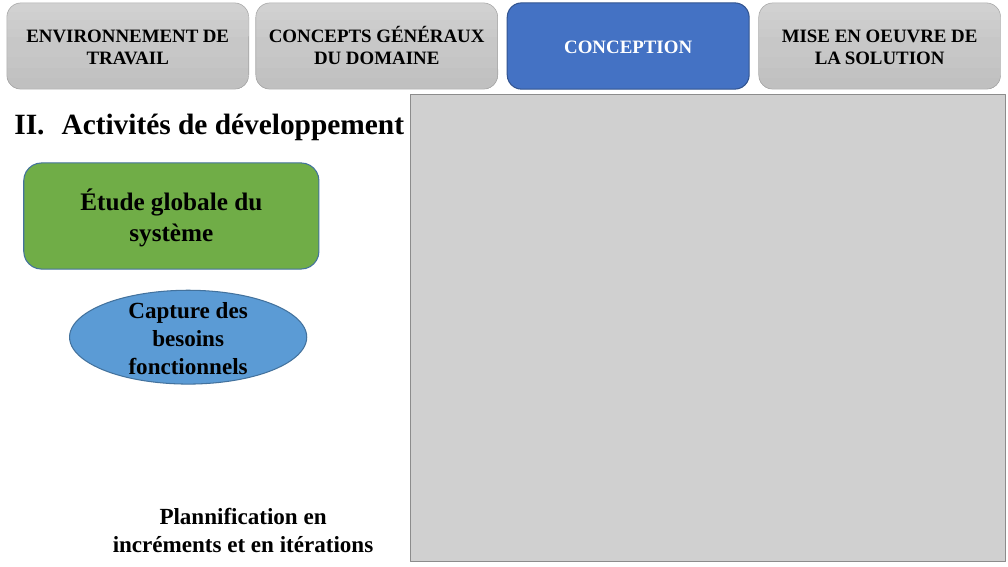
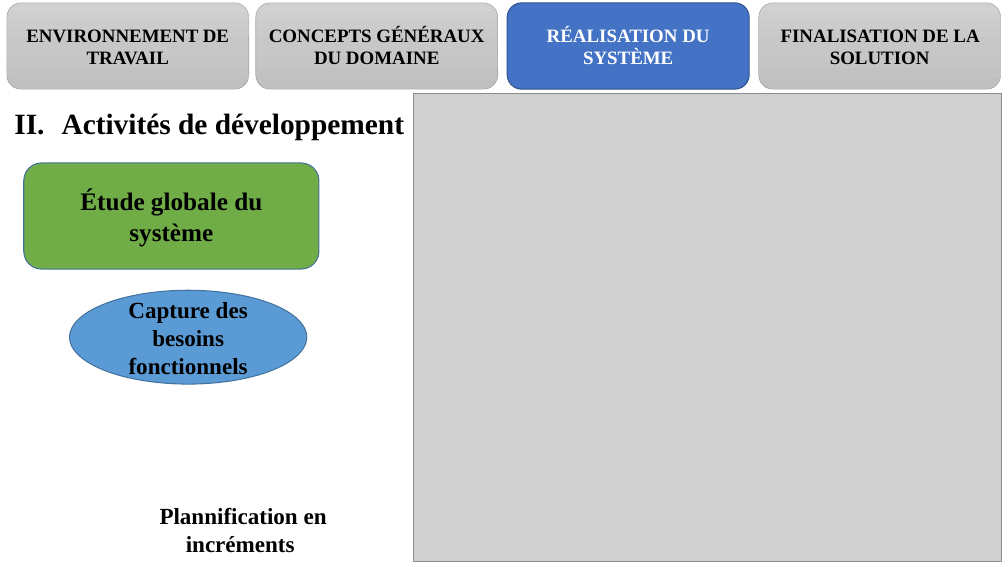
Before and after one commit to melaken/distdocs, a slide deck: slide 17 of Documents/theme/diapo.pptx. Drawn at 1008x567 pixels with LibreOffice and Linux fonts; fonts in the diff are those of the drawing; grey boxes stand for pictures. Boxes give left, top, right and bottom in pixels: in the first picture for what was removed or moved away, otherwise in the second. Text is boxed around its words. In the diff, an @@ line names an element or a change of style, - is before the commit and + after.

```diff
--- a/Documents/theme/diapo.pptx
+++ b/Documents/theme/diapo.pptx
@@ text in rounded rectangle at <box>547,27,709,64</box>: text changed @@
-CONCEPTION
+RÉALISATION DU SYSTÈME
@@ text in rounded rectangle at <box>781,29,979,64</box>: text changed @@
-MISE EN OEUVRE DE LA SOLUTION
+FINALISATION DE LA SOLUTION
@@ picture: place and size @@
-picture at <box>411,95,1006,562</box>
+picture at <box>414,93,1001,562</box>
@@ text at <box>160,507,327,553</box>: text changed @@
-Plannification en incréments et en itérations
+Plannification en incréments
```
Also in this commit, not shown: 24 other slides changed, 8 other files.
